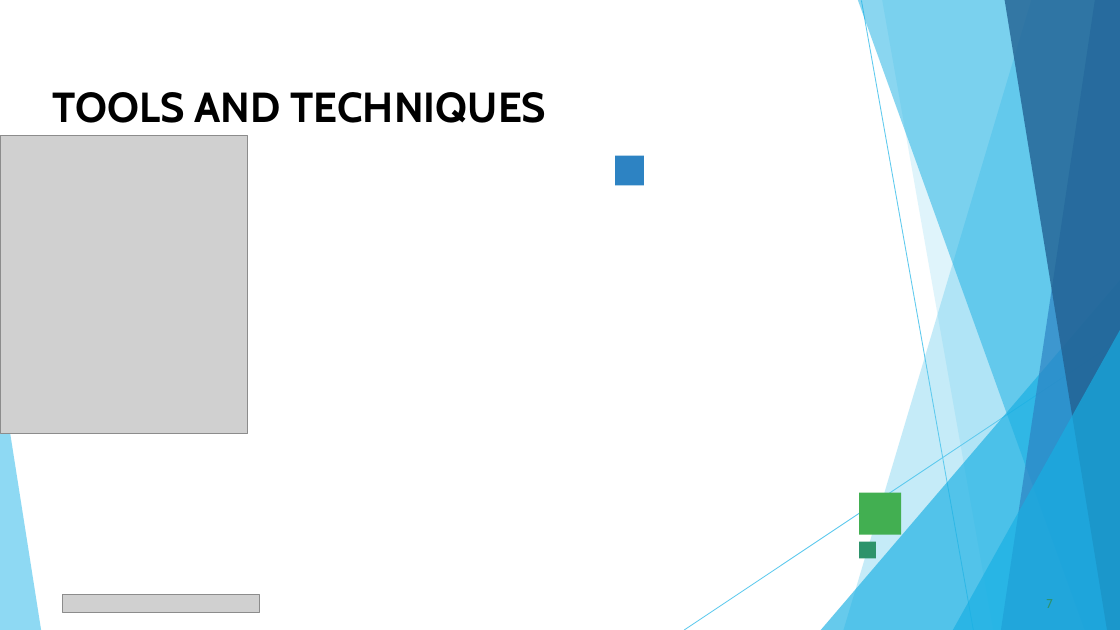
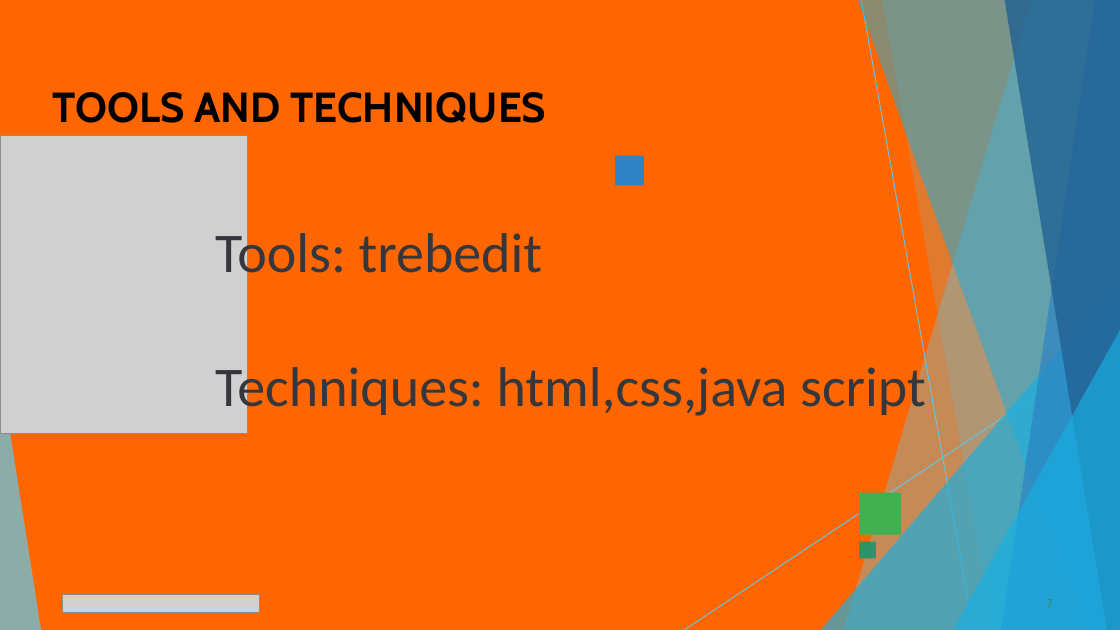
Before and after one commit to mohanpriyamohan2006-create/Mohan-priya--NM-edunet-project-, a slide deck: slide 7 of PPT FWD TNSDC 2025.pptx. Drawn at 1120x630 pixels with LibreOffice and Linux fonts; fonts in the diff are those of the drawing; grey boxes stand for pictures. Boxes give left, top, right and bottom in pixels: in the first picture for what was removed or moved away, otherwise in the second. Text is boxed around its words. In the diff, an @@ line names an element or a change of style, - is before the commit and + after.

```diff
--- a/PPT FWD TNSDC 2025.pptx
+++ b/PPT FWD TNSDC 2025.pptx
@@ background #FFFFFF to #FF6600 @@
@@ text added at <box>215,225,926,419</box>, 48 pt, text #36363D @@
+Tools: trebedit
+Techniques: html,css,java script
```
Also in this commit, not shown: 8 other slides changed, 4 slides added, 2 slides removed.
